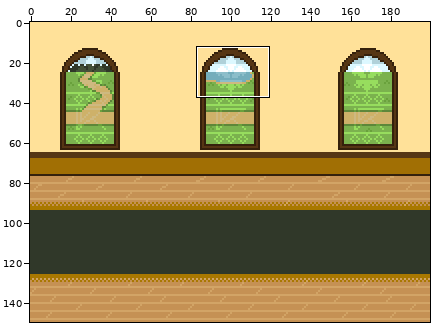
Pixel-art file: art-source/aseSource/mainHallway.ase. Above, an overview of the earlier version with the close-up marked.
Close-up. Old version:
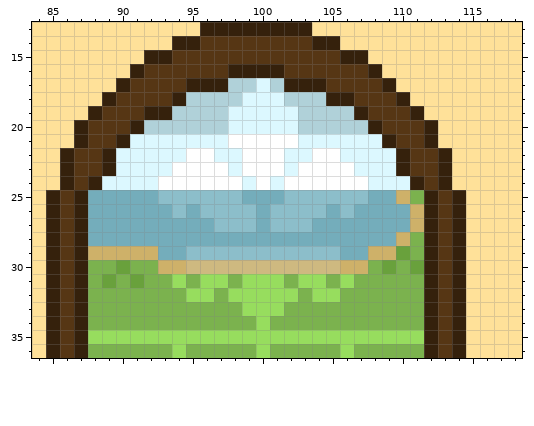
200x150 pixels, 1 frame. Colours within 5 levels of each other are drawn and written as one. Shown: x 84..118, y 13..36.
New version:
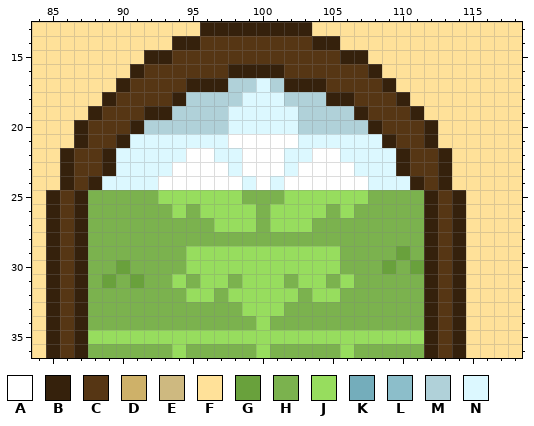
Palette (. is transparent): A #ffffff  B #35210c  C #563614  D #ceb169  E #ceb980  F #ffe199  G #69a13c  H #7bb24e  J #97dd5e  K #74adbb  L #8cbeca  M #b0d1d9  N #dcf8ff
Difference:
Layer "In Windows":
Colour H replaces colour D in row 25 at x 110; in rows 26 to 27 at x 111; in row 28 at x 110; in row 29 at x 88 to 92 and 108 to 109; in row 30 at x 93 to 94 and 106 to 107.
Colour H replaces colour K in row 25 at x 88 to 92, 99 to 101 and 108 to 109; in row 26 at x 88 to 93, 95, 100, 105 and 107 to 110; in row 27 at x 88 to 96, 100 and 104 to 110; in row 28 at x 88 to 109; in row 29 at x 93 to 94 and 106 to 107.
Colour J replaces colour E in row 30 at x 95 to 105.
Colour J replaces colour L in row 25 at x 93 to 98 and 102 to 107; in row 26 at x 94, 96 to 99, 101 to 104 and 106; in row 27 at x 97 to 99 and 101 to 103; in row 29 at x 95 to 105.
Boxes around the changes in both close-ups, in picture pixels (x1, y1, x2, y2):
changed: (88, 190, 424, 274)
